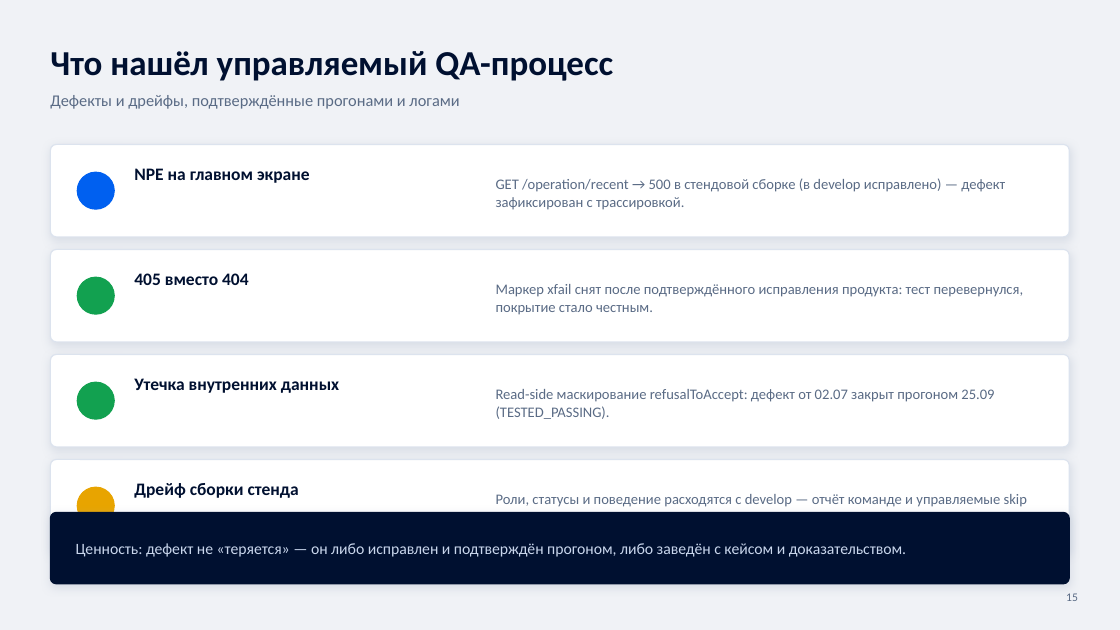
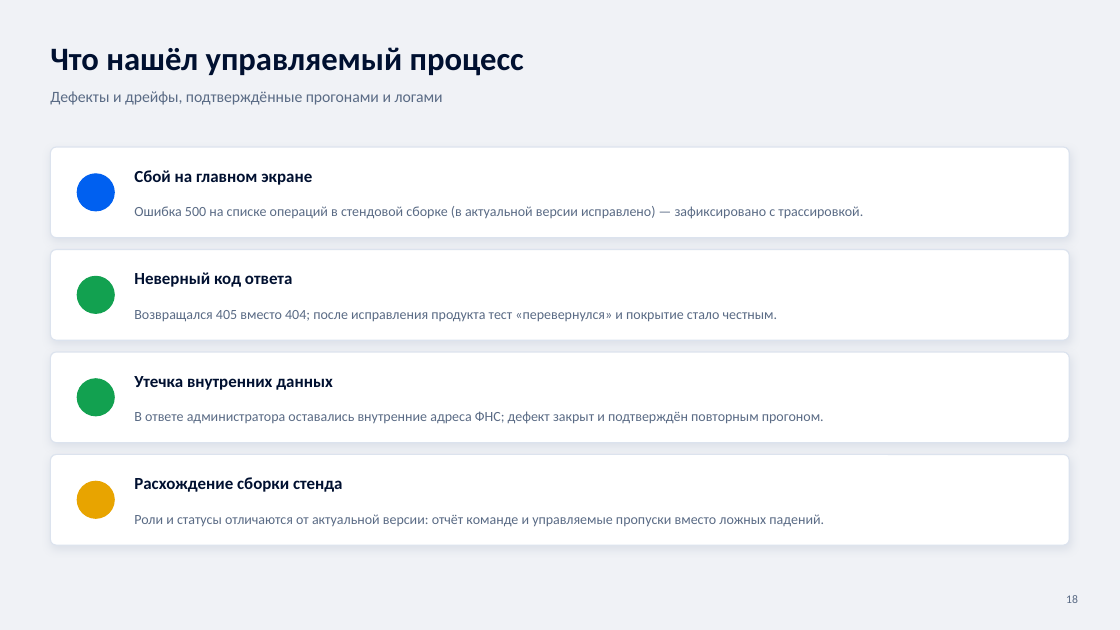
Before and after one commit to igorpugatschev/ausn-control-plane, a slide deck: slide 18 of docs/presentations/ausn-control-plane-qa-layer.pptx (slide 15 before the commit). Drawn at 1120x630 pixels with LibreOffice and Linux fonts; fonts in the diff are those of the drawing. Boxes give left, top, right and bottom in pixels: in the first picture for what was removed or moved away, otherwise in the second. Text is boxed around its words. In the diff, an @@ line names an element or a change of style, - is before the commit and + after.

```diff
--- a/docs/presentations/ausn-control-plane-qa-layer.pptx
+++ b/docs/presentations/ausn-control-plane-qa-layer.pptx
@@ text at (50,47,524,76): text changed; size 30 to 28 pt @@
-Что нашёл управляемый QA-процесс
+Что нашёл управляемый процесс
@@ text "Дефекты и дрейфы, подтверждённые прогонами ..." at (50,91,443,105): size 14 to 13.5 pt @@
@@ text at (134,170,312,185): text changed; size 15 to 14.5 pt @@
-NPE на главном экране
+Сбой на главном экране
@@ text at (134,206,863,219): text changed; size 12.5 to 12 pt @@
-GET /operation/recent → 500 в стендовой сборке (в develop исправлено) — дефект зафиксирован с трассировкой.
+Ошибка 500 на списке операций в стендовой сборке (в актуальной версии исправлено) — зафиксировано с трассировкой.
@@ text at (134,272,292,287): text changed; size 15 to 14.5 pt @@
-405 вместо 404
+Неверный код ответа
@@ text at (134,310,778,322): text changed; size 12.5 to 12 pt @@
-Маркер xfail снят после подтверждённого исправления продукта: тест перевернулся, покрытие стало честным.
+Возвращался 405 вместо 404; после исправления продукта тест «перевернулся» и покрытие стало честным.
@@ text "Утечка внутренних данных" at (134,376,333,390): size 15 to 14.5 pt @@
@@ text removed at (496,389,994,419) @@
-Read-side маскирование refusalToAccept: дефект от 02.07 закрыт прогоном 25.09 (TESTED_PASSING).
@@ text added at (134,411,824,424), 12 pt, text #5A6B85 @@
+В ответе администратора оставались внутренние адреса ФНС; дефект закрыт и подтверждён повторным прогоном.
@@ shadow changed; proportions changed in 4 elements at (50,250,1070,340), (50,147,1070,238), (50,352,1070,443), (50,455,1070,545) @@
@@ 2 rounded rectangles, 1 ellipse: place and size @@
-2 rounded rectangles, 1 ellipse at (50,355,1070,552)
+2 rounded rectangles, 1 ellipse at (50,352,1070,545)
@@ text at (134,477,343,492): text changed; size 15 to 14.5 pt @@
-Дрейф сборки стенда
+Расхождение сборки стенда
@@ rounded rectangle removed at (50,513,1070,584) @@
@@ text at (134,514,824,527): text changed; size 12.5 to 12 pt @@
-Роли, статусы и поведение расходятся с develop — отчёт команде и управляемые skip вместо ложных падений.
+Роли и статусы отличаются от актуальной версии: отчёт команде и управляемые пропуски вместо ложных падений.
@@ text removed at (76,543,906,557) @@
-Ценность: дефект не «теряется» — он либо исправлен и подтверждён прогоном, либо заведён с кейсом и доказательством.
@@ text removed at (1066,593,1078,601) @@
-15
@@ text added at (1066,595,1078,603), 10 pt, text #5A6B85 @@
+18
```
Also in this commit, not shown: 5 other slides changed, 13 slides added, 10 slides removed, 5 other files.
